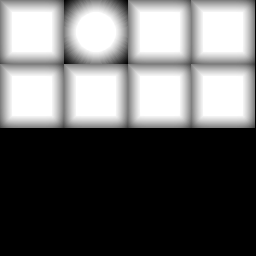
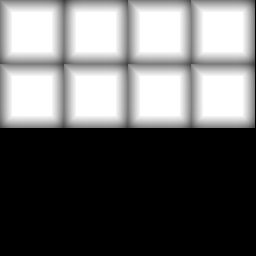
Layered file, before and after one edit (256 × 256). Changes by layer:
painted on "레이어 2" (1st of 4) over <box>64,0,128,64</box>